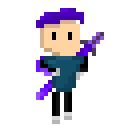
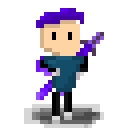
Two versions of the same layered image (w=128, h=128). Layer-by-layer changes:
added layer "Layer 10" (12%) above "Layer 9" over (60, 92, 64, 96)
added layer "Layer 9" above "Layer 8" over (60, 92, 64, 96)
added layer "Layer 8" (78%) above "Layer 7" over (60, 92, 64, 96)
added layer "Layer 7" above "Layer 6" over (60, 92, 64, 96)
added layer "Layer 6" above "Layer 5 copy" over (60, 92, 64, 96)
added layer "Layer 5 copy" above "Layer 5" over (24, 104, 104, 128)
